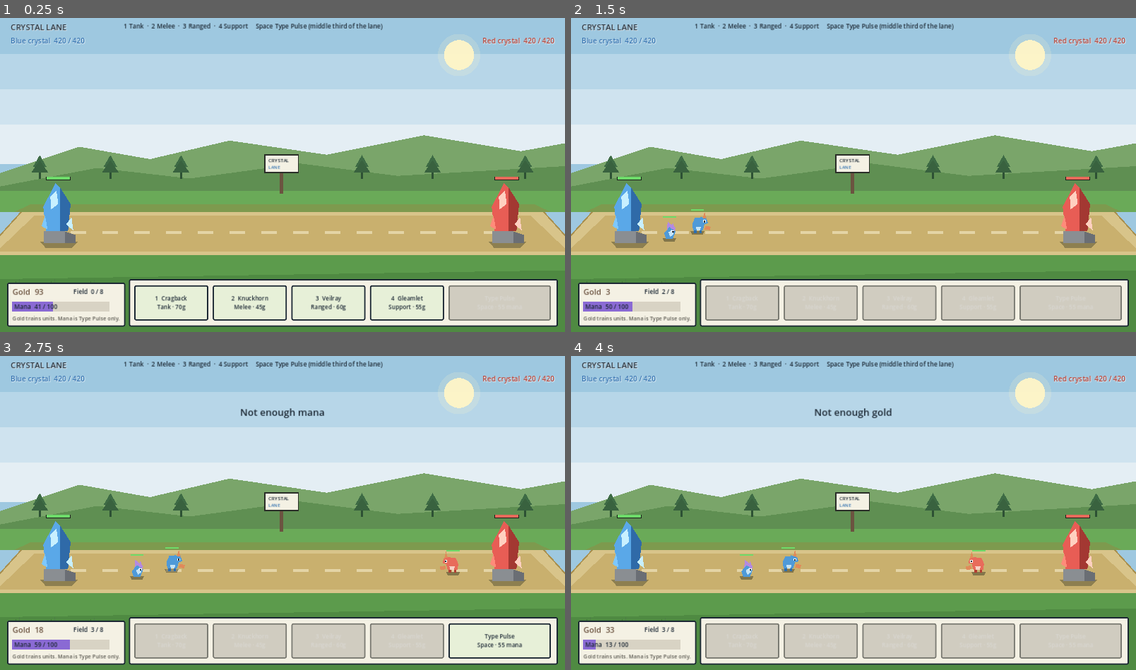
Above: before the commit, frames 1-4 (two rows, left to right).
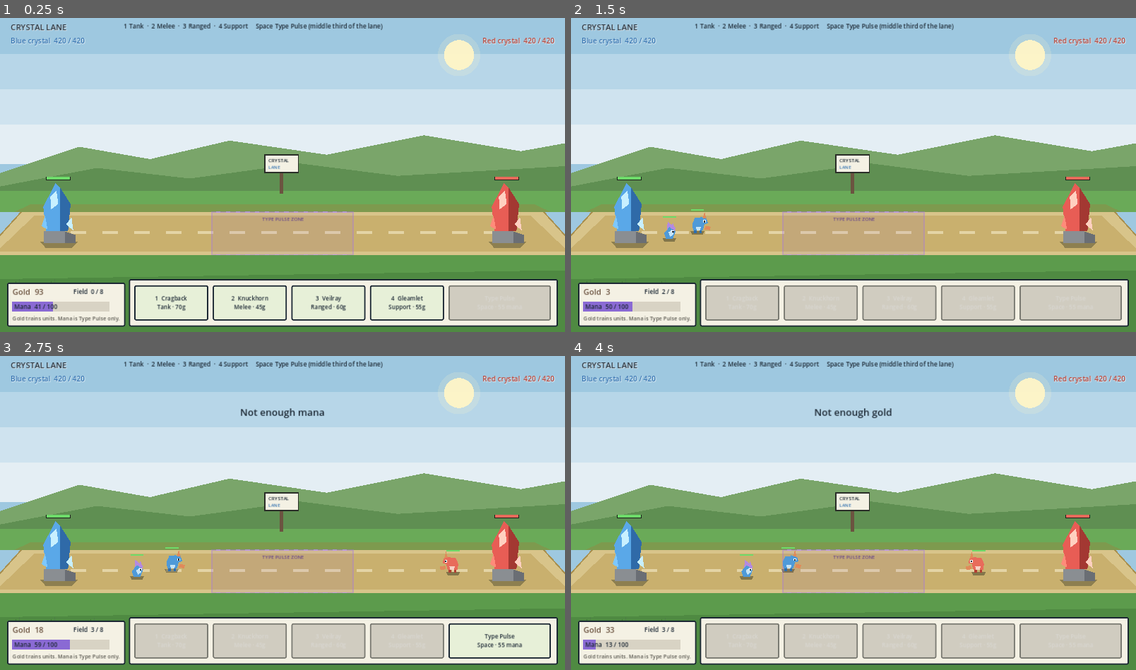
Above: after the commit, the same moments.

Repository: PrinceRohithA/crystal-lane
Game: Godot game, scene res://scenes/main.tscn
The game is run twice, just before and just after one commit, with the same random seed, the same clock (stepped at 60 frames per second) and the same inputs.
Inputs:
- Up to frame 1 (0.25 s): no input
- Up to frame 2 (1.5 s): click "2 Knuckhorn Melee · 45g" at 0.5 s; click "3 Veilray Ranged · 60g" at 1.25 s
- Up to frame 3 (2.75 s): tap Enter (ui_accept) at 2, 2.27 s; hold Space (cast_spell) from 2.03 s (still down)
- Up to frame 4 (4 s): release Space (cast_spell) at 2.75 s; click "Type Pulse Space · 55 mana" at 2.75 s; tap 2 (spawn_melee) at 3.6 s; tap Enter (ui_accept) at 3.77 s

The runs differ from the first frame. In frame 1, 0.9% of the frame differs, in the area x 5-95%, y 43-76%; in frame 2, 0.9%; in frame 3, 0.9%; in frame 4, 0.9%.
Error after the commit: Parse Error: Preload file "res://assets/env/kenney_1bit_colored_packed.png" does not exist. (res://scripts/art.gd:6)

Commit message:
Sync Crystal Lane CC0 polish source from Origin (scripts, scenes, HUD, Type Pulse) (2/3)

Diff:
--- a/scripts/battlefield.gd
+++ b/scripts/battlefield.gd
@@ -8,6 +8,7 @@
 
 func _ready() -> void:
 	z_index = -10
+	_scatter_kenney_decor()
 	queue_redraw()
 
 
@@ -22,6 +23,7 @@
 
 
 func _draw_sky() -> void:
+	# Soft stacked bands instead of a bitmap gradient.
 	var bands := [
 		[Rect2(0, 0, W, 90), Color("9ec8e0")],
 		[Rect2(0, 90, W, 80), Color("b7d6e8")],
@@ -30,6 +32,7 @@
 	]
 	for band in bands:
 		draw_rect(band[0], band[1])
+	# Sun disc
 	draw_circle(Vector2(1040, 92), 34, Color(1.0, 0.96, 0.78, 0.95))
 	draw_circle(Vector2(1040, 92), 48, Color(1.0, 0.96, 0.78, 0.18))
 
@@ -54,9 +57,8 @@
 
 
 func _draw_far_trees() -> void:
-	var positions := [90.0, 250.0, 410.0, 820.0, 980.0, 1190.0]
-	for x in positions:
-		_tree(Vector2(x, 352), 0.72, Color("3e6b45"), Color("2d5134"))
+	# Kenney 1-Bit trees are spawned in _scatter_kenney_decor().
+	pass
 
 
 func _draw_far_grass() -> void:
@@ -66,6 +68,7 @@
 		]),
 		Color("6aaa58")
 	)
+	# Far edge of the path (narrower = farther)
 	draw_colored_polygon(
 		PackedVector2Array([
 			Vector2(70, 430), Vector2(1210, 430), Vector2(1248, 448), Vector2(32, 448),
@@ -75,6 +78,7 @@
 
 
 func _draw_path() -> void:
+	# Perspective strip: top (far) is narrower than bottom (near).
 	var far_left := Vector2(48, 448)
 	var far_right := Vector2(1232, 448)
 	var near_left := Vector2(-40, 545)
@@ -83,17 +87,20 @@
 		PackedVector2Array([far_left, far_right, near_right, near_left]),
 		Color("d8c48a")
 	)
+	# Inner worn dirt
 	draw_colored_polygon(
 		PackedVector2Array([
 			Vector2(78, 456), Vector2(1202, 456), Vector2(1288, 538), Vector2(-8, 538),
 		]),
 		Color("c9b06e")
 	)
+	# Center dashed lane marks
 	var y := 492.0
 	var x := 160.0
 	while x < 1120.0:
 		draw_rect(Rect2(x, y, 36, 5), Color(0.94, 0.89, 0.74, 0.7))
 		x += 72.0
+	# Path rims
 	draw_line(far_left, near_left, Color("a89050"), 3.0)
 	draw_line(far_right, near_right, Color("a89050"), 3.0)
 
@@ -106,6 +113,7 @@
 		]),
 		Color("5c9b4c")
 	)
+	# Tufts in the foreground
 	var tufts := [40.0, 120.0, 210.0, 330.0, 980.0, 1090.0, 1200.0]
 	for x in tufts:
 		_grass_tuft(Vector2(x, 620), Color("3f7436"))
@@ -122,6 +130,73 @@
 	if font:
 		draw_string(font, origin + Vector2(8, 17), "CRYSTAL", HORIZONTAL_ALIGNMENT_LEFT, 64, 11, Color("1c2834"))
 		draw_string(font, origin + Vector2(8, 32), "LANE", HORIZONTAL_ALIGNMENT_LEFT, 64, 10, Color("2d6eae"))
+	_draw_pulse_zone()
+
+
+func _draw_pulse_zone() -> void:
+	# Middle third of the lane — Type Pulse's damage + slow window.
+	var left := 160.0 + (1120.0 - 160.0) / 3.0
+	var right := 1120.0 - (1120.0 - 160.0) / 3.0
+	var rect := Rect2(left, 448, right - left, 97)
+	draw_rect(rect, Color(0.55, 0.38, 0.88, 0.10))
+	draw_rect(rect, Color(0.62, 0.42, 0.95, 0.35), false, 2.0)
+	var x := left + 10.0
+	while x < right - 8.0:
+		draw_line(Vector2(x, 448), Vector2(x + 10, 448), Color(0.75, 0.6, 1.0, 0.55), 2.0)
+		draw_line(Vector2(x, 545), Vector2(x + 10, 545), Color(0.75, 0.6, 1.0, 0.55), 2.0)
+		x += 22.0
+	var font := ThemeDB.fallback_font
+	if font:
+		draw_string(font, Vector2(left + (right - left) * 0.5 - 46, 468), "TYPE PULSE ZONE", HORIZONTAL_ALIGNMENT_LEFT, 140, 11, Color(0.35, 0.22, 0.55, 0.85))
+
+
+func _scatter_kenney_decor() -> void:
+	# Kenney 1-Bit Pack: trees on the ridge, fences on the path rim, tufts in grass.
+	var ridge := [
+		[0, 1, Vector2(88, 338), 3.4],
+		[2, 1, Vector2(236, 330), 3.6],
+		[4, 1, Vector2(392, 342), 3.2],
+		[5, 1, Vector2(788, 328), 3.5],
+		[1, 1, Vector2(964, 336), 3.3],
+		[3, 1, Vector2(1176, 332), 3.6],
+		[6, 1, Vector2(520, 348), 2.8],
+	]
+	for spec in ridge:
+		var spr := CrystalArt.bit_sprite(int(spec[0]), int(spec[1]), spec[2], float(spec[3]))
+		spr.z_index = -8
+		add_child(spr)
+	# Grass tufts (row 0 cols 4–7, row 2 cols 0–2)
+	var tufts := [
+		[4, 0, Vector2(48, 418), 2.6],
+		[5, 0, Vector2(170, 422), 2.4],
+		[6, 0, Vector2(310, 416), 2.5],
+		[7, 0, Vector2(1088, 418), 2.6],
+		[0, 2, Vector2(70, 628), 3.2],
+		[1, 2, Vector2(150, 650), 3.4],
+		[2, 2, Vector2(240, 636), 3.0],
+		[0, 2, Vector2(1040, 640), 3.3],
+		[1, 2, Vector2(1148, 662), 3.5],
+		[2, 2, Vector2(1230, 628), 3.1],
+		[3, 2, Vector2(430, 412), 2.8],
+		[4, 2, Vector2(860, 414), 2.6],
+	]
+	for spec in tufts:
+		var spr := CrystalArt.bit_sprite(int(spec[0]), int(spec[1]), spec[2], float(spec[3]))
+		spr.z_index = -6
+		add_child(spr)
+	# Fence along the far path edge
+	var fx := 80.0
+	while fx < 1210.0:
+		var fence := CrystalArt.bit_sprite(0, 3, Vector2(fx, 444), 2.2)
+		fence.z_index = -7
+		fence.modulate = Color(1, 1, 1, 0.85)
+		add_child(fence)
+		fx += 36.0
+	# Near-side fence posts
+	for x in [40.0, 110.0, 190.0, 1080.0, 1160.0, 1240.0]:
+		var post := CrystalArt.bit_sprite(1, 3, Vector2(x, 548), 2.4)
+		post.z_index = -4
+		add_child(post)
 
 
 func _tree(pos: Vector2, scale: float, canopy: Color, trunk: Color) -> void:
--- a/scripts/projectile.gd
+++ b/scripts/projectile.gd
@@ -45,7 +45,7 @@
 	var glow := Color("c8e8ff") if team == 0 else Color("ffd0b8")
 	body.color = glow
 	body.polygon = PackedVector2Array([
-		Vector2(10, 0), Vector2(0, 5), Vector2(-8, 0), Vector2(0, -5),
+		Vector2(12, 0), Vector2(0, 6), Vector2(-10, 0), Vector2(0, -6),
 	])
 	add_child(body)
 	var core := Polygon2D.new()
--- a/scripts/tower.gd
+++ b/scripts/tower.gd
@@ -25,7 +25,9 @@
 		add_to_group("player_towers")
 	else:
 		add_to_group("enemy_towers")
+	z_index = 1
 	_build_visual()
+	_attach_crystal_sprite()
 
 
 func _process(delta: float) -> void:
@@ -77,37 +79,60 @@
 	])
 	_visual.add_child(plinth)
 
-	# Faceted crystal (2.5D)
+	# Faceted crystal (2.5D) — hidden when MELLE sprites load.
 	var crystal_side := Polygon2D.new()
+	crystal_side.name = "GeomCrystal"
 	crystal_side.color = pal["side"]
 	crystal_side.polygon = PackedVector2Array([
 		Vector2(4, -108), Vector2(28, -70), Vector2(22, -8), Vector2(4, -8),
 	])
 	_visual.add_child(crystal_side)
 	var crystal := Polygon2D.new()
+	crystal.name = "GeomCrystal"
 	crystal.color = pal["front"]
 	crystal.polygon = PackedVector2Array([
 		Vector2(-6, -118), Vector2(4, -108), Vector2(4, -8), Vector2(-28, -8), Vector2(-34, -64),
 	])
 	_visual.add_child(crystal)
 	var facet := Polygon2D.new()
+	facet.name = "GeomCrystal"
 	facet.color = pal["gem"]
 	facet.polygon = PackedVector2Array([
 		Vector2(-18, -86), Vector2(-4, -100), Vector2(0, -70), Vector2(-16, -58),
 	])
 	_visual.add_child(facet)
 	var shard := Polygon2D.new()
+	shard.name = "GeomCrystal"
 	shard.color = pal["flag"]
 	shard.polygon = PackedVector2Array([
 		Vector2(-38, -20), Vector2(-30, -44), Vector2(-24, -12),
 	])
 	_visual.add_child(shard)
 	var shard2 := Polygon2D.new()
+	shard2.name = "GeomCrystal"
 	shard2.color = pal["gem"]
 	shard2.polygon = PackedVector2Array([
 		Vector2(18, -24), Vector2(30, -40), Vector2(34, -10),
 	])
 	_visual.add_child(shard2)
+
+
+func _attach_crystal_sprite() -> void:
+	var path := "res://assets/crystals/crystal_blue.png" if team == Team.PLAYER else "res://assets/crystals/crystal_red.png"
+	var tex := CrystalArt.tex(path)
+	if tex == null:
+		return
+	# Hide the geometric gem; keep the stone plinth + shadow.
+	for child in _visual.get_children():
+		if str(child.name).begins_with("GeomCrystal"):
+			child.visible = false
+	var sprite := Sprite2D.new()
+	sprite.texture = tex
+	sprite.centered = true
+	sprite.position = Vector2(4, -62)
+	sprite.scale = Vector2(0.36, 0.36)
+	sprite.z_index = 1
+	_visual.add_child(sprite)
 
 
 func _palette() -> Dictionary:
Not shown, changed: scripts/serve_web.py
